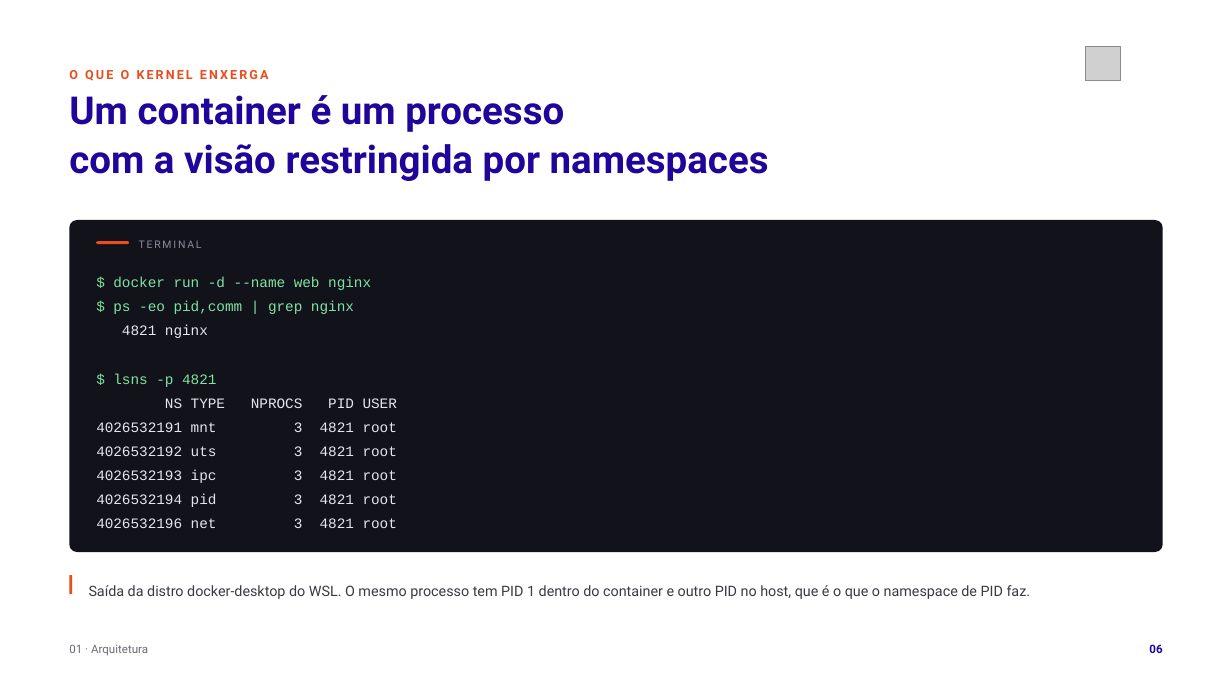
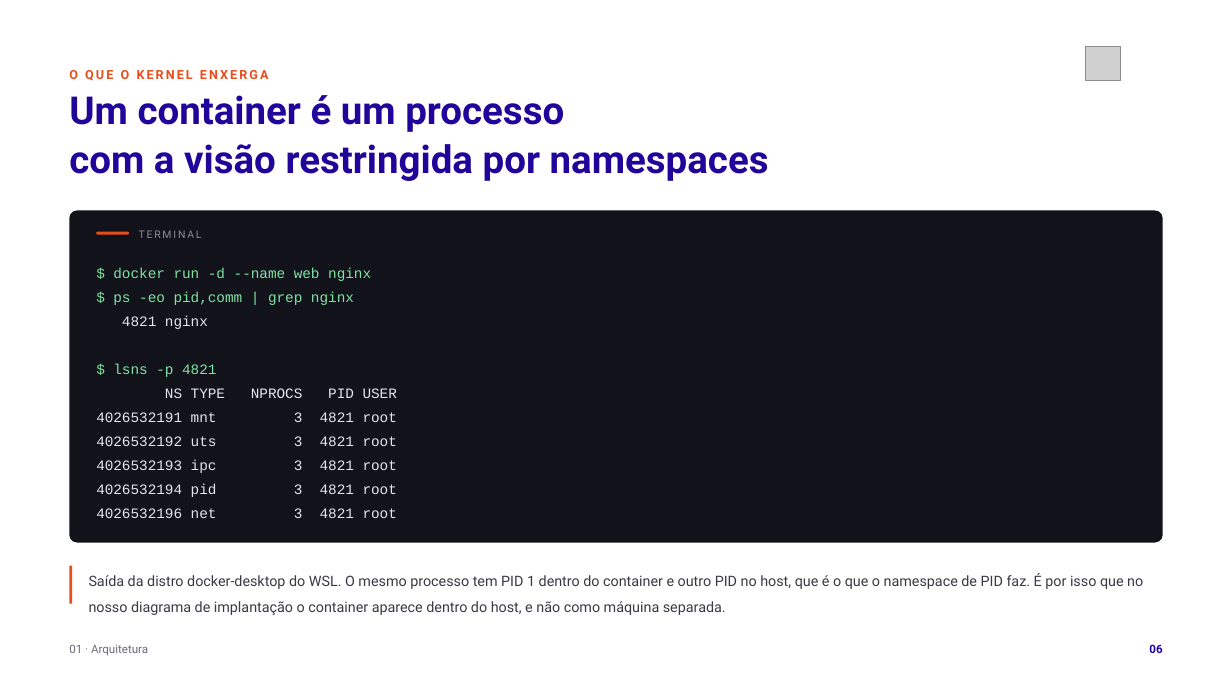
Before and after one commit to tcpassos/invite-app, a slide deck: slide 6 of trabalhos/T1-Docker-Invite-People.pptx. Drawn at 1232x693 pixels with LibreOffice and Linux fonts; fonts in the diff are those of the drawing; grey boxes stand for pictures. Boxes give left, top, right and bottom in pixels: in the first picture for what was removed or moved away, otherwise in the second. Text is boxed around its words. In the diff, an @@ line names an element or a change of style, - is before the commit and + after.

```diff
--- a/trabalhos/T1-Docker-Invite-People.pptx
+++ b/trabalhos/T1-Docker-Invite-People.pptx
@@ 11 texts, 2 rounded rectangles: place and size @@
-11 texts, 2 rounded rectangles at [69,220,1163,552]
+11 texts, 2 rounded rectangles at [69,211,1163,543]
@@ rectangle: place and size @@
-rectangle at [69,575,72,594]
+rectangle at [69,566,72,604]
@@ text at [89,573,1143,615]: text changed @@
-Saída da distro docker-desktop do WSL. O mesmo processo tem PID 1 dentro do container e outro PID no host, que é o que o namespace de PID faz.
+Saída da distro docker-desktop do WSL. O mesmo processo tem PID 1 dentro do container e outro PID no host, que é o que o namespace de PID faz. É por isso que no nosso diagrama de implantação o container aparece dentro do host, e não como máquina separada.
```
Also in this commit, not shown: 5 other slides changed, 9 other files.
